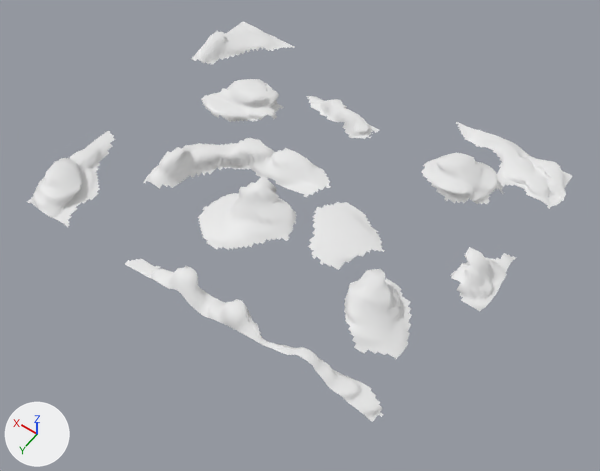
One commit to the FBX model Assets/Visuals/Model/map.fbx: the scene before it, then after it.
One viewpoint serves both versions: a 50 mm lens placed at (-81.0, 115.0, 160.5), pointed at (-6.5, 10.6, -3.5). The lights are fixed; the arrows at lower left show +X, +Y and +Z. Where no turn or scale is listed for an object, it has been applied to the vertices.

In view in the first picture: 'Landscape'.
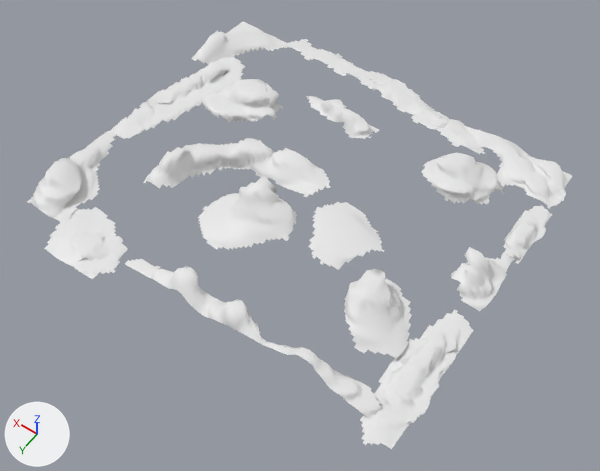
Commit message: map update

Where the newer file only moved an object's origin or applied its transform, the numbers keep the older frame.

Pixel boxes (x1, y1, x2, y2) of what changed, in the pictures (600 x 471 px):
```json
{"object": "Landscape", "change": "reshaped", "before": [28, 22, 572, 422], "after": [28, 22, 572, 449], "on screen": "7% taller"}
{"part": 1, "of": "me_landscape", "change": "added", "after": [286, 39, 485, 154]}
{"part": 2, "of": "me_landscape", "change": "added", "after": [110, 56, 246, 139]}
{"part": 3, "of": "me_landscape", "change": "added", "after": [360, 310, 474, 449]}
{"part": 4, "of": "me_landscape", "change": "added", "after": [44, 207, 128, 279]}
{"part": 5, "of": "me_landscape", "change": "added", "after": [501, 205, 552, 264]}
```

Edits to the scene script, one JSON object a line:
```json
{"block": "me_landscape", "where": "# used by ob_landscape; location = (0.0, 0.0, 0.0)"}
{"op": "remove", "block": "me_landscape", "code": "me_landscape.from_pydata(...)  # 5570 vertices, 4836 faces; spans x -55.8..55.2, y -45.4..45.1, z -0.9..10.6"}
{"op": "add", "block": "me_landscape", "code": "me_landscape.from_pydata(...)  # 8031 vertices, 6958 faces; spans x -57.0..55.6, y -49.0..52.4, z -0.9..10.6"}
{"block": "me_landscape", "change": "me_landscape part 1: a new loose piece of 673 vertices spanning x -32.0..37.2, y -49.0..-35.5, z 0.0..1.9"}
{"block": "me_landscape", "change": "me_landscape part 2: a new loose piece of 653 vertices spanning x 38.5..54.9, y -29.9..15.3, z 0.0..2.7"}
{"block": "me_landscape", "change": "me_landscape part 3: a new loose piece of 526 vertices spanning x -57.0..-44.8, y 9.9..49.5, z 0.0..3.0"}
{"block": "me_landscape", "change": "me_landscape part 4: a new loose piece of 418 vertices spanning x 21.1..43.3, y 35.4..52.4, z 0.1..2.0"}
{"block": "me_landscape", "change": "me_landscape part 5: a new loose piece of 178 vertices spanning x -56.6..-49.2, y -30.2..-9.3, z 0.0..2.7"}
```
